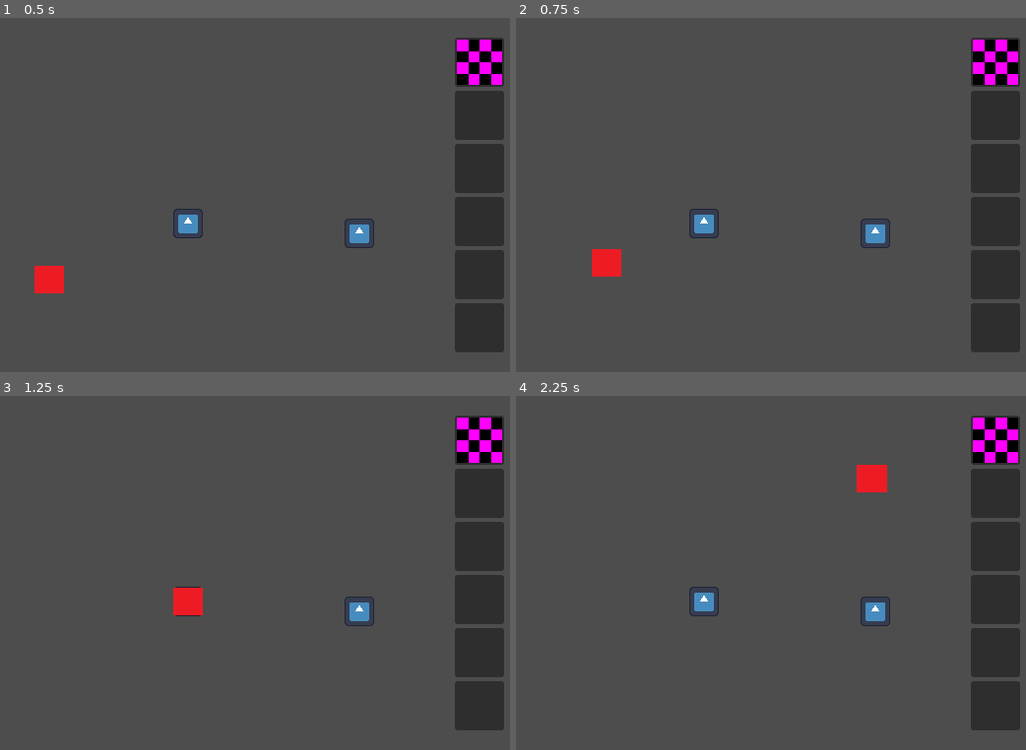
Above: before the commit, frames 1-4 (two rows, left to right).
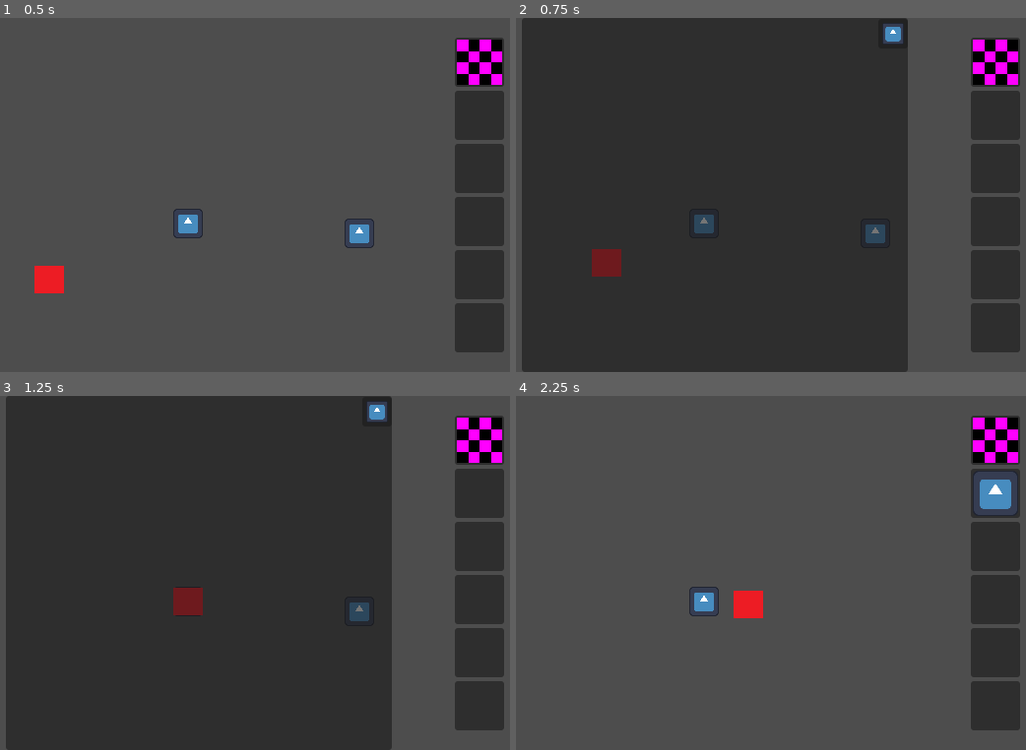
Above: after the commit, the same moments.

Repository: kodiitulip/specters-case
Game: Godot game, scene res://scenes/tests/test_world.tscn
The game is run twice, just before and just after one commit, with the same random seed, the same clock (stepped at 60 frames per second) and the same inputs. The engine's default icon, where the game draws it, is replaced by a stand-in: a white triangle on a blue panel in a dark square.
Inputs (mouse positions are in pixels of both pictures, inside the frame that each line leads up to):
- Up to frame 1 (0.5 s): no input
- Up to frame 2 (0.75 s): tap Enter at 0.5 s; drag from (704, 223) to (873, 233) at 0.52 s
- Up to frame 3 (1.25 s): no input
- Up to frame 4 (2.25 s): click (893, 410) at 1.27 s; drag from (873, 611) to (704, 601) at 2.02 s

Frame 1 is identical in both runs. In frame 2, 75% of the frame differs, in the area x 1-77%, y 0-100%; in frame 3, 75%; in frame 4, 2.2%.

Commit message:
fix: player movement blocking interaction

Diff:
--- a/scenes/characters/player/player.gd
+++ b/scenes/characters/player/player.gd
@@ -11,7 +11,6 @@
 func _unhandled_input(event: InputEvent) -> void:
 	if event.is_action_pressed(&"left_mouse_button"):
 		target_pos = get_global_mouse_position()
-		get_viewport().set_input_as_handled()
 
 # Making player move
 func _physics_process(delta: float) -> void:
